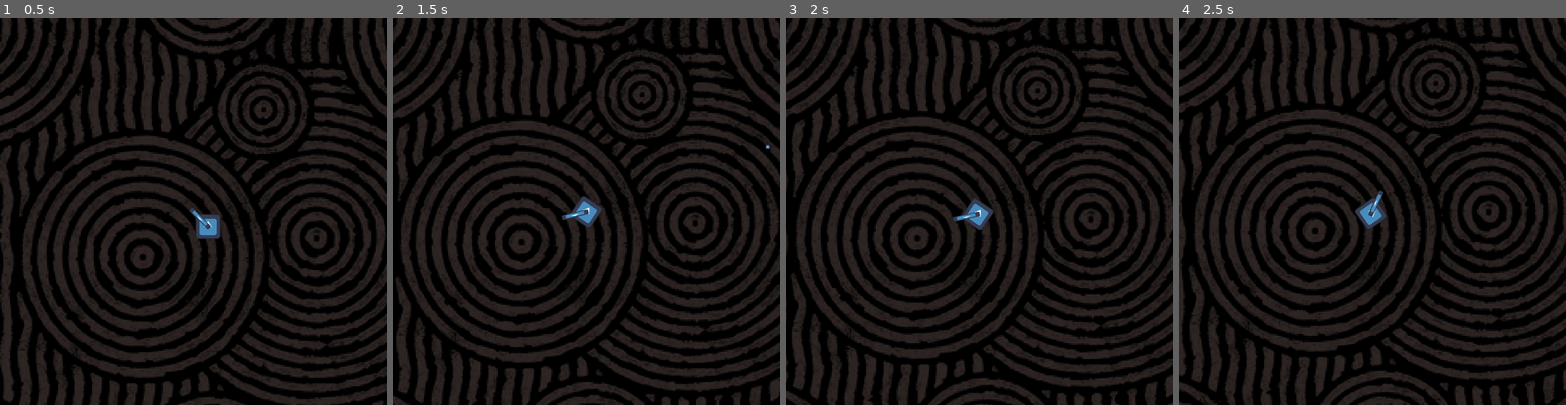
Above: before the commit, frames 1-4 (left to right).
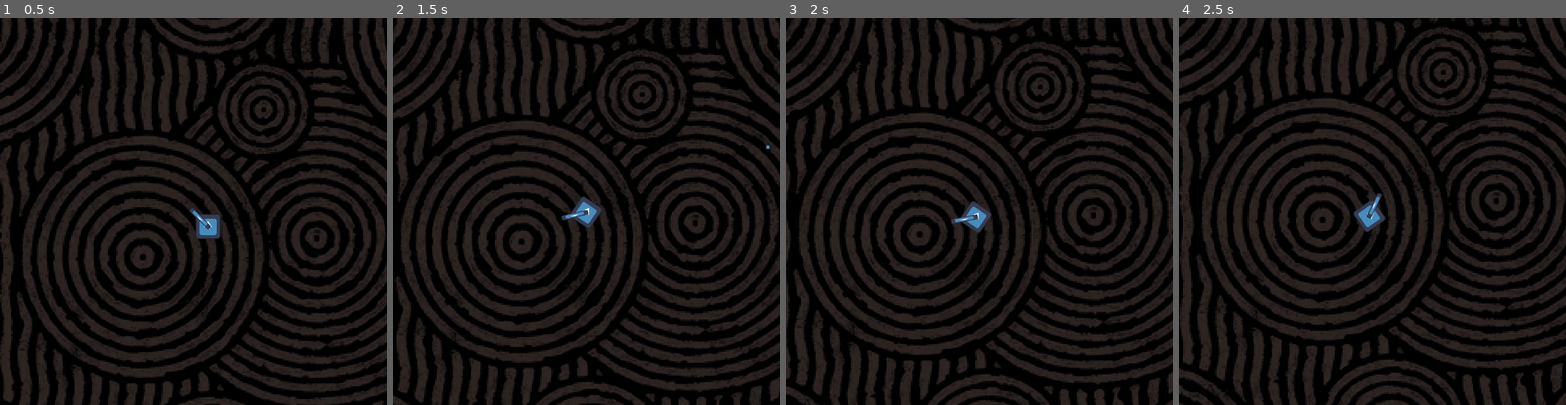
Above: after the commit, the same moments.

Repository: 4wardAerial/spaceInvaders
Game: Godot game, scene res://objects/game/game.tscn
Two runs of this game, one before a commit and one after it. Both use one fixed random seed, a clock stepped at 60 frames per second and the inputs below. The engine's default icon, where the game draws it, is replaced by a stand-in: a white triangle on a blue panel in a dark square.
Inputs (mouse positions are in pixels of both pictures, inside the frame that each line leads up to):
- Up to frame 1 (0.5 s): no input
- Up to frame 2 (1.5 s): move the mouse to (671, 192) at 0.52 s; hold D (right) 0.53-1.28 s; click (671, 192) at 0.6 s; move the mouse to (509, 230) at 1.27 s; hold S (down) from 1.28 s (still down); right-click (509, 230) at 1.35 s
- Up to frame 3 (2 s): keep holding S (down)
- Up to frame 4 (2.5 s): move the mouse to (1411, 126) at 2.02 s; release S (down) at 2.03 s; hold D (right) from 2.03 s (still down); tap Space (special2) at 2.1 s

Frame 1 is identical in both runs. In frame 2, 0.5% of the frame differs, in the area x 0-100%, y 0-100%; in frame 3, 33%; in frame 4, 45%.

Commit message:
Fails to do camera zoom in

Diff:
--- a/objects/camera/camera.gd
+++ b/objects/camera/camera.gd
@@ -6,8 +6,5 @@
 	if player != null:
 		position = player.position
 
-func _process(delta: float) -> void:
+func _process(delta : float) -> void:
 	follow_player()
-
-func _ready() -> void:
-	pass
--- a/objects/player/playerBody.gd
+++ b/objects/player/playerBody.gd
@@ -5,10 +5,10 @@
 signal special_2_shot
 signal fell_off
 
-const SPEED : float = 100.0
+const SPEED : float = 200.0
 const ROTATION_SPEED : float = 0.8
 const MIN_VELOCITY : float = 10.0
-const MAX_VELOCITY : float = 100.0
+const MAX_VELOCITY : float = 200.0
 const MAX_CANNON_ANGLE : int = 75
 const ACCEL : float = 1.0
 const DRAG : float = 2.0
@@ -73,9 +73,9 @@
 
 func _process(delta : float) -> void:
 	check_position()
-	cannon_rotation()
 	specials_input()
 
 func _physics_process(delta : float) -> void:
+	cannon_rotation()
 	movement_input(delta)
 	move_and_slide()
